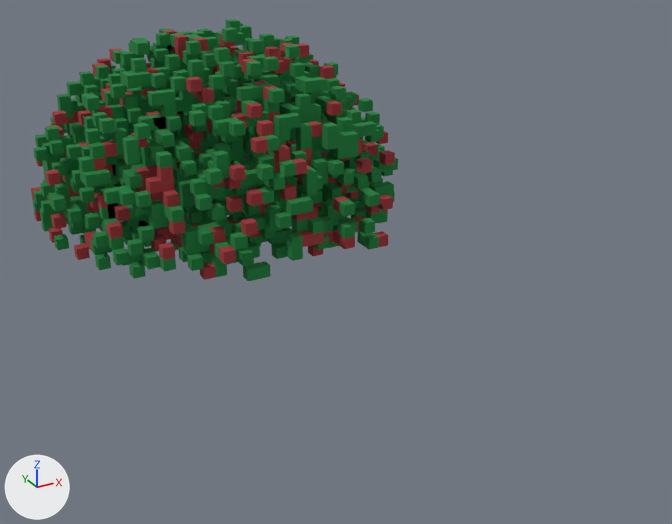
The OBJ model src/assets/mesh/wse_environment.vox-11.obj as it was, and as the next commit left it.
Both versions are drawn from a camera (50 mm lens) standing at (26.3, 18.71, 4.09) and looking at (29.54, 24.6, 1.15). The lights are fixed; the arrows at lower left show +X, +Y and +Z. Where no turn or scale is listed for an object, it has been applied to the vertices. Vertices at the same position are counted once.

In view in the first picture: 'Untitled'.
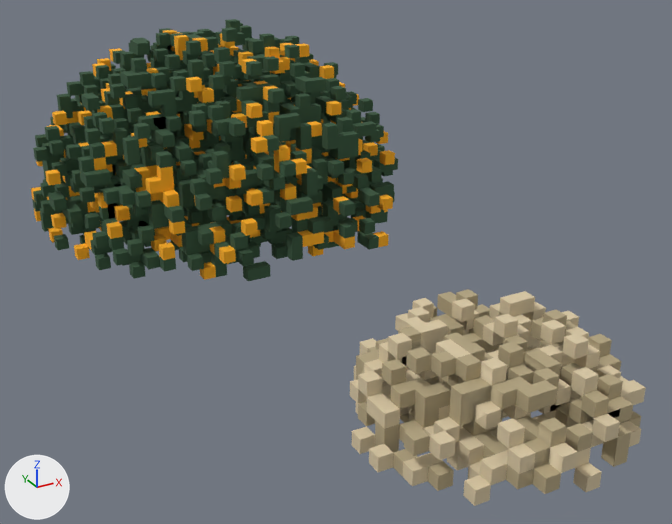
The newer file is also turned or shifted as a whole; pictures and numbers use the older file's frame.

What the commit changed:
me_untitled is used by ob_untitled; location (0.0, 0.0, 0.0).
me_untitled had 8491 vertices, 19436 faces and spanned x 27.8..31.0, y 25.1..28.3, z 0.9..2.7.
me_untitled now has 9685 vertices, 22342 faces and spans x 27.8..31.0, y 21.7..28.3, z 0.9..2.7.
me_untitled part 1: a new loose piece of 1172 vertices spanning x 28.6..30.4, y 21.7..23.5, z 0.9..1.5, in mat_palette (picture img_wse_environment_vox_11_png).
me_untitled part 2: a new loose piece of 14 vertices spanning x 30.0..30.2, y 21.9..22.1, z 0.9..1.0, in mat_palette (picture img_wse_environment_vox_11_png).
me_untitled part 3: 4099 kept faces spanning x 27.8..31.0, y 25.1..28.3, z 0.9..2.6 get new texture (UV) coordinates.

Pixel boxes (x1, y1, x2, y2) of what changed, in the pictures (672 x 524 px):
'Untitled', reshaped (67% wider, 86% taller)
    before: (31, 19, 398, 281)
    after: (31, 19, 646, 506)
part 1 of me_untitled, added (beige)
    after: (350, 289, 646, 506)
part 2 of me_untitled, added
    after: (620, 410, 641, 447)
part 3 of me_untitled, surface changed (red to brown)
    both: (31, 30, 395, 280)
